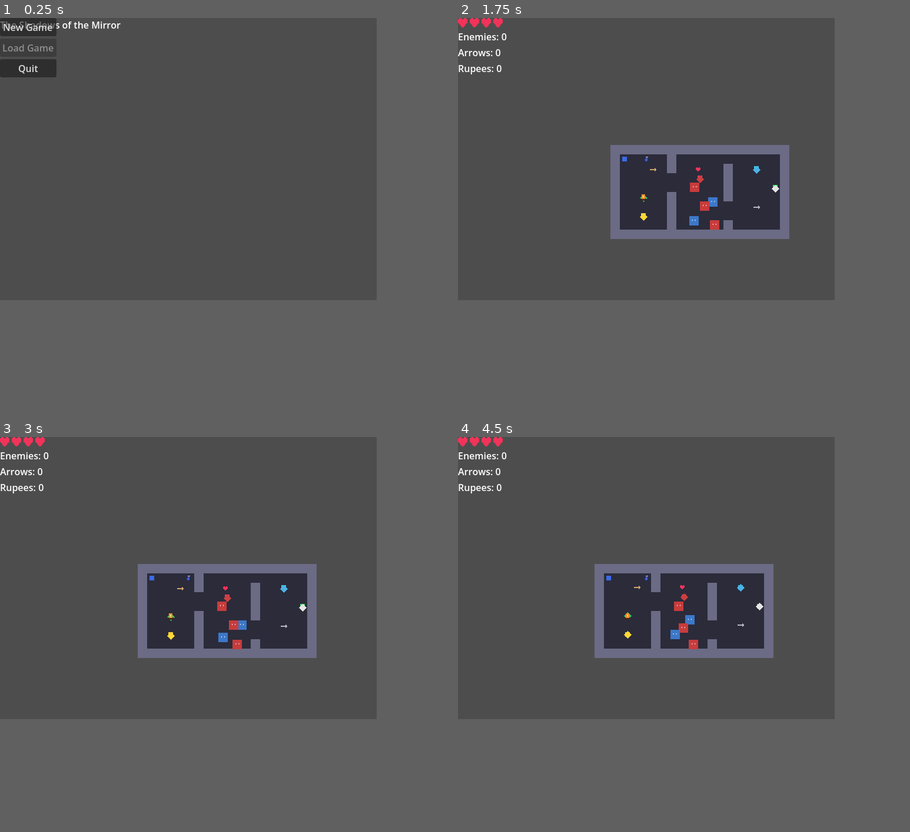
Above: before the commit, frames 1-4 (two rows, left to right).
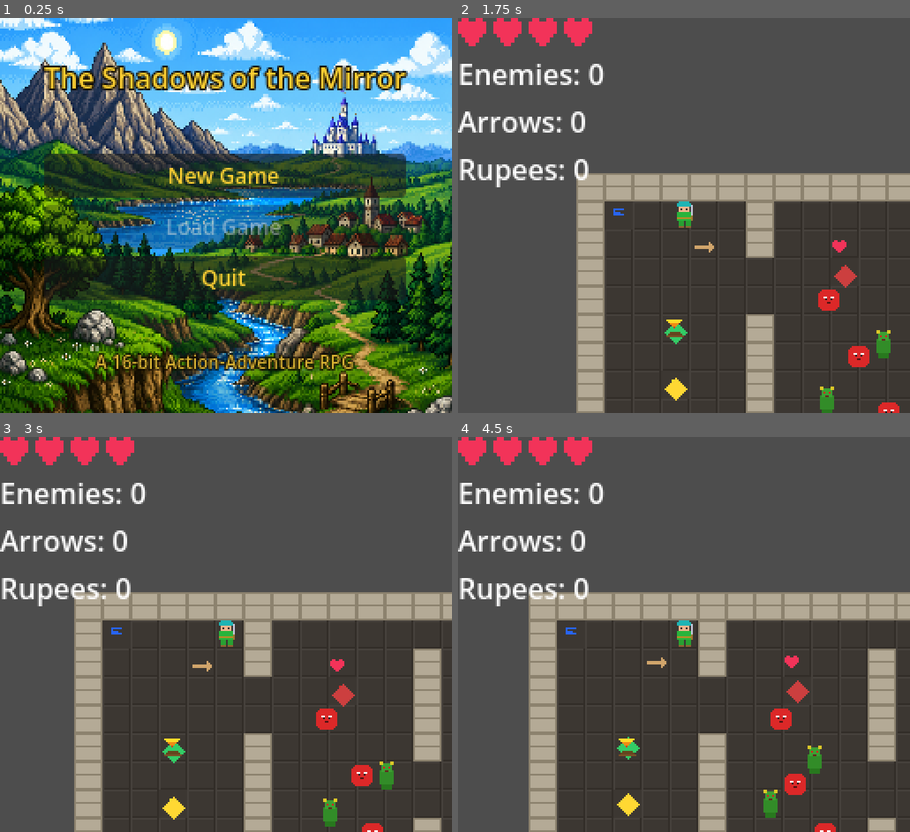
Above: after the commit, the same moments.

Repository: jjmcnerney/the-shadows-of-the-mirror
Game: Godot game, scene res://scenes/main/main_menu.tscn
The game is run twice, just before and just after one commit, with the same random seed, the same clock (stepped at 60 frames per second) and the same inputs.
Inputs:
- Up to frame 1 (0.25 s): no input
- Up to frame 2 (1.75 s): click "New Game" at 0.5 s; hold D (move_right) from 1.28 s (still down); hold L (item) from 1.28 s (still down); tap W (move_up) at 1.52 s
- Up to frame 3 (3 s): release L (item) at 2.03 s; tap J (attack) at 2.1 s; tap W (move_up) at 2.27 s; tap L (item) at 2.3 s; release D (move_right) at 2.78 s; hold A (move_left) from 2.78 s (still down); hold K (bow) from 2.78 s (still down)
- Up to frame 4 (4.5 s): tap L (item) at 3.05, 3.8 s; release A (move_left) at 3.53 s; release K (bow) at 3.53 s; hold D (move_right) from 3.53 s (still down); tap Space (interact) at 3.6 s; tap W (move_up) at 3.77 s; hold L (item) from 4.28 s (still down)
In our replay, the window is 640x480 before the commit and 768x672 after it. These sizes can differ from the game's own. Grey fills any space a smaller window leaves; there, only what the larger window draws over its background counts as a difference.

The runs differ from the first frame. In frame 1, 97% of the frame differs, in the area x 0-100%, y 0-100%; in frame 2, 42%; in frame 3, 44%; in frame 4, 44%.

Commit message:
chore: capture remaining Phase 1 tooling and metadata

Diff:
--- a/project.godot
+++ b/project.godot
@@ -16,11 +16,14 @@
 
 [display]
 
-window/size/mode=1
-window/size/viewport_width=640
-window/size/viewport_height=480
-window/stretch/mode="canvas_items"
+window/size/mode=0
+window/size/viewport_width=256
+window/size/viewport_height=224
+window/size/window_width=1024
+window/size/window_height=896
+window/stretch/mode="viewport"
 window/stretch/aspect="keep"
+window/stretch/scale_mode="integer"
 window/handheld/orientation=0
 
 [input]
@@ -88,6 +91,16 @@
 , Object(InputEventJoypadButton,"resource_local_to_scene":false,"resource_name":"","device":-1,"button_index":9,"pressed":false)
 ]
 }
+restart={
+"deadzone": 0.5,
+"events": [Object(InputEventKey,"resource_local_to_scene":false,"resource_name":"","device":-1,"window_id":0,"alt_pressed":false,"shift_pressed":false,"ctrl_pressed":false,"meta_pressed":false,"pressed":false,"keycode":82,"physical_keycode":82,"key_label":0,"unicode":0,"location":0,"echo":false,"script":null)
+]
+}
+debug_spawn={
+"deadzone": 0.5,
+"events": [Object(InputEventKey,"resource_local_to_scene":false,"resource_name":"","device":-1,"window_id":0,"alt_pressed":false,"shift_pressed":false,"ctrl_pressed":false,"meta_pressed":false,"pressed":false,"keycode":4194426,"physical_keycode":4194426,"key_label":0,"unicode":0,"location":0,"echo":false,"script":null)
+]
+}
 
 
 [audio/buses]
@@ -108,7 +121,8 @@
 renderer/rendering_method.mobile="gl_compatibility"
 texture_filter/texture_default_filter_hint=0
 aniso_level=0
-anti_aliasing/quality/msaa_2d=2
+anti_aliasing/quality/msaa_2d=0
+snap_2d_transforms_to_pixel=true
 
 
 [presets]
--- a/scenes/enemies/enemy_base.gd
+++ b/scenes/enemies/enemy_base.gd
@@ -22,13 +22,14 @@
 @export var aggro_radius: float = 80.0
 @export var attack_radius: float = 24.0
 @export var contact_damage: int = 1
+@export var is_boss: bool = false  # uses boss_hurt SFX instead of enemy_hurt
 
 ## AI state
 var current_state: State = State.PATROL
 var previous_state: State = State.PATROL
 
 ## References
-var player_ref: Player = null
+var player_ref: Node = null
 @onready var sprite: Sprite2D = $Sprite2D
 
 ## Patrol path (array of Vector2 world positions)
@@ -52,15 +53,42 @@
 signal attacked(enemy: Enemy, damage: int)
 
 func _ready() -> void:
-	# Find player reference
-	var players := get_tree().get_nodes_in_group("player")
-	if players.size() > 0:
-		player_ref = players[0] as Player
+	# Pixel-perfect: force NEAREST filtering on the enemy sprite regardless of
+	# any project/import default.
+	if sprite != null:
+		sprite.texture_filter = 1
+	# Find player reference. Use get_first_node_in_group (not a `as Player` cast,
+	# which fails to resolve at load time due to circular class loading) and
+	# retry each frame in case the player spawns after this enemy.
+	player_ref = get_tree().get_first_node_in_group("player")
 
 func _physics_process(delta: float) -> void:
+	if player_ref == null:
+		player_ref = get_tree().get_first_node_in_group("player")
 	_update_ai(delta)
 	_apply_knockback(delta)
 	move_and_slide()
+	_check_contact_damage()
+
+# CharacterBody2D has no body_entered signal; detect player overlap via the
+# slide collisions produced by move_and_slide().
+func _check_contact_damage() -> void:
+	for i in range(get_slide_collision_count()):
+		var c := get_slide_collision(i)
+		var other: Node = c.get_collider()
+		if other != null and other.is_in_group("player") and current_state != State.DEAD:
+			var dir := Vector2i(signi(other.global_position.x - global_position.x), 0)
+			if other.has_method("take_damage"):
+				other.take_damage(contact_damage, dir)
+			# Brief cooldown so we don't apply every frame.
+			current_state = State.STUNNED
+			stun_timer = 0.5
+			# Nudge away from the player so the two bodies don't glue together
+			# (both are dynamic; without this they cling when overlapping).
+			var away: Vector2 = global_position - other.global_position
+			if away.length() > 0.1:
+				global_position += away.normalized() * 3.0
+			break
 
 func _update_ai(delta: float) -> void:
 	match current_state:
@@ -80,13 +108,13 @@
 			pass
 
 func _handle_patrol(delta: float) -> void:
-	if player_ref == null:
-		return
-
-	var dist_to_player: float = global_position.distance_to(player_ref.global_position)
-	if dist_to_player <= aggro_radius:
-		_enter_alert()
-		return
+	# Patrol regardless of whether the player has been located yet, so enemies
+	# always move. (player_ref may still be null on the very first frames.)
+	if player_ref != null:
+		var dist_to_player: float = global_position.distance_to(player_ref.global_position)
+		if dist_to_player <= aggro_radius:
+			_enter_alert()
+			return
 
 	# Move along patrol path
 	if patrol_points.size() > 0:
@@ -181,6 +209,12 @@
 	if sprite and sprite.material is ShaderMaterial:
 		pass  # would set shader uniform here
 
+	# Play hurt SFX (boss or regular enemy)
+	if is_boss:
+		AudioManager.play_sfx_named("boss_hurt", global_position)
+	else:
+		AudioManager.play_sfx_named("enemy_hurt", global_position)
+
 	if health <= 0:
 		_die()
 	else:
--- a/scenes/main/main_menu.gd
+++ b/scenes/main/main_menu.gd
@@ -1,12 +1,18 @@
 # Main Menu
+# Centered layout: Background (ColorRect) + CenterContainer > VBox > Title, Spacer, Buttons, Subtitle
 
 extends Control
 
-@onready var new_game_button: Button = $Buttons/NewGame
-@onready var load_game_button: Button = $Buttons/LoadGame
-@onready var quit_button: Button = $Buttons/Quit
+@onready var new_game_button: Button = $CenterContainer/VBox/NewGame
+@onready var load_game_button: Button = $CenterContainer/VBox/LoadGame
+@onready var quit_button: Button = $CenterContainer/VBox/Quit
 
 func _ready() -> void:
+	# Launch the window at 1024x896 (4x the 256x224 base) so the game opens
+	# pixel-perfect at 4x by default. The ProjectSettings window size is not
+	# reliably honored under stretch mode "viewport" + integer scaling, so we
+	# set it explicitly here. The root window persists across scene changes.
+	DisplayServer.window_set_size(Vector2i(1024, 896))
 	new_game_button.pressed.connect(_on_new_game)
 	load_game_button.pressed.connect(_on_load_game)
 	quit_button.pressed.connect(_on_quit)
--- a/scenes/main/main_menu.tscn
+++ b/scenes/main/main_menu.tscn
@@ -1,37 +1,78 @@
-[gd_scene load_steps=2 format=3]
+[gd_scene load_steps=3 format=3]
 
 [ext_resource type="Script" path="res://scenes/main/main_menu.gd" id="1_script"]
+[ext_resource type="Texture2D" path="res://assets/art/backgrounds/SoTM_Menu_BG.png" id="2_bg"]
 
 [node name="MainMenu" type="Control"]
+layout_mode = 1
+anchors_preset = 15
+anchor_right = 1.0
+anchor_bottom = 1.0
 script = ExtResource("1_script")
 
 [node name="Background" type="ColorRect" parent="."]
 color = Color(0.05, 0.05, 0.1, 1)
-layout_mode = 2
+layout_mode = 1
 anchors_preset = 15
+anchor_right = 1.0
+anchor_bottom = 1.0
 
-[node name="Title" type="Label" parent="."]
+[node name="BackgroundImage" type="TextureRect" parent="."]
+texture = ExtResource("2_bg")
+expand_mode = 4
+stretch_mode = 0
+texture_filter = 1
+layout_mode = 1
+anchors_preset = 15
+anchor_right = 1.0
+anchor_bottom = 1.0
+
+[node name="CenterContainer" type="CenterContainer" parent="."]
+layout_mode = 1
+anchors_preset = 15
+anchor_right = 1.0
+anchor_bottom = 1.0
+
+[node name="VBox" type="VBoxContainer" parent="CenterContainer"]
+alignment = 1
+separation = 12
+
+[node name="Title" type="Label" parent="CenterContainer/VBox"]
 text = "The Shadows of the Mirror"
 horizontal_alignment = 1
-layout_mode = 2
-anchors_preset = 8
-anchors_margin_top = 15.0
+theme_override_colors/font_color = Color(1.0, 0.82, 0.2, 1)
+theme_override_colors/font_outline_color = Color(0.05, 0.03, 0.0, 1)
+theme_override_constants/outline_size = 4
 theme_override_font_sizes/font_size = 16
 
-[node name="Buttons" type="VBoxContainer" parent="."]
-layout_mode = 2
-anchors_preset = 14
-anchors_margin_left = 68.0
-anchors_margin_top = 60.0
-anchors_margin_right = 188.0
-anchors_margin_bottom = 160.0
-separation = 8
+[node name="Spacer1" type="Control" parent="CenterContainer/VBox"]
+custom_minimum_size = Vector2(0, 24)
 
-[node name="NewGame" type="Button" parent="Buttons"]
+[node name="NewGame" type="Button" parent="CenterContainer/VBox"]
 text = "New Game"
+custom_minimum_size = Vector2(160, 0)
+theme_override_colors/font_color = Color(1.0, 0.82, 0.2, 1)
+theme_override_font_sizes/font_size = 12
 
-[node name="LoadGame" type="Button" parent="Buttons"]
+[node name="LoadGame" type="Button" parent="CenterContainer/VBox"]
 text = "Load Game"
+custom_minimum_size = Vector2(160, 0)
+theme_override_colors/font_color = Color(1.0, 0.82, 0.2, 1)
+theme_override_font_sizes/font_size = 12
 
-[node name="Quit" type="Button" parent="Buttons"]
+[node name="Quit" type="Button" parent="CenterContainer/VBox"]
 text = "Quit"
+custom_minimum_size = Vector2(160, 0)
+theme_override_colors/font_color = Color(1.0, 0.82, 0.2, 1)
+theme_override_font_sizes/font_size = 12
+
+[node name="Spacer2" type="Control" parent="CenterContainer/VBox"]
+custom_minimum_size = Vector2(0, 20)
+
+[node name="Subtitle" type="Label" parent="CenterContainer/VBox"]
+text = "A 16-bit Action-Adventure RPG"
+horizontal_alignment = 1
+theme_override_colors/font_color = Color(0.85, 0.7, 0.2, 1)
+theme_override_colors/font_outline_color = Color(0.05, 0.03, 0.0, 1)
+theme_override_constants/outline_size = 3
+theme_override_font_sizes/font_size = 10
--- /dev/null
+++ b/scenes/tools/screenshot_debug.gd
@@ -0,0 +1,54 @@
+extends Node
+
+func _ready() -> void:
+	var src := TileSetAtlasSource.new()
+	src.texture = load("res://assets/art/dungeons/crypt_tileset.png")
+	src.texture_region_size = Vector2i(16, 16)
+	src.use_texture_padding = false
+
+	# Check what tiles auto-exist
+	var count = src.get_tiles_count()
+	print("Auto-created tiles: %d" % count)
+
+	for i in range(count):
+		var tid = src.get_tile_id(i)
+		print("  Tile ID %d" % tid)
+
+	# Check has_tile at various coords
+	for r in range(2):
+		for c in range(4):
+			var has = src.has_tile(Vector2i(c, r))
+			print("has_tile(%d,%d) = %s" % [c, r, str(has)])
+
+	# Check get_tile_at_coords
+	for r in range(2):
+		for c in range(4):
+			var tile = src.get_tile_at_coords(Vector2i(c, r))
+			print("get_tile_at_coords(%d,%d) = %s" % [c, r, str(tile)])
+
+	# Check get_tile_id
+	for r in range(2):
+		for c in range(4):
+			var id = src.get_tile_id(r * 4 + c)
+			print("get_tile_id(%d) = %d" % [r * 4 + c, id])
+
+	# Check TileMapLayer set_cell signature
+	var layer = TileMapLayer.new()
+	var lmethods = layer.get_method_list()
+	for m in lmethods:
+		var name = str(m["name"])
+		if "set_cell" in name:
+			print("\nset_cell method: %s" % name)
+			for arg in m["args"]:
+				print("  arg: %s type=%d" % [str(arg["name"]), arg["type"]])
+
+	# Check TileSetAtlasSource.get_tile_id signature
+	var src_methods = src.get_method_list()
+	for m in src_methods:
+		var name = str(m["name"])
+		if "tile_id" in name.to_lower() or "atlas" in name.to_lower():
+			print("\nMethod: %s" % name)
+			for arg in m["args"]:
+				print("  arg: %s type=%d" % [str(arg["name"]), arg["type"]])
+
+	get_tree().quit(0)
--- /dev/null
+++ b/scenes/tools/screenshot_debug.tscn
@@ -0,0 +1,6 @@
+[gd_scene load_steps=2 format=3]
+
+[ext_resource type="Script" path="res://scenes/tools/screenshot_debug.gd" id="1_script"]
+
+[node name="ScreenshotDebug" type="Node"]
+script = ExtResource("1_script")
--- /dev/null
+++ b/scenes/tools/tilemap_debug.gd
@@ -0,0 +1,45 @@
+extends Node
+
+func _ready() -> void:
+	var scene = preload("res://scenes/dungeons/cathedral_crypts.tscn")
+	var inst = scene.instantiate()
+	add_child(inst)
+
+	await get_tree().create_timer(0.1).timeout
+
+	var tm = inst.get_node("TileMap")
+	var ts = tm.tile_set
+
+	var src_id = ts.get_source_id(0)
+	var src = ts.get_source(src_id)
+
+	# List ALL TileSetAtlasSource properties
+	print("=== TileSetAtlasSource properties ===")
+	var props = src.get_property_list()
+	for p in props:
+		var name = str(p["name"])
+		if "origin" in name.to_lower() or "separation" in name.to_lower() or "margin" in name.to_lower() or "tile_size" in name.to_lower() or "texture" in name.to_lower():
+			print("  %s = %s (usage=0x%x)" % [name, str(src.get(p["name"])), p["usage"]])
+
+	# Check TileMapLayer
+	for child in tm.get_children():
+		if child is TileMapLayer:
+			var layer: TileMapLayer = child
+			print("\nLayer: %s" % layer.name)
+			# List layer properties
+			var lprops = layer.get_property_list()
+			for p in lprops:
+				var name = str(p["name"])
+				if "render" in name.to_lower() or "layer" in name.to_lower() or "visible" in name.to_lower():
+					print("  Layer.%s = %s" % [name, str(layer.get(p["name"]))])
+
+	# Player
+	for c in inst.get_children():
+		if c.is_in_group("player"):
+			print("\nPlayer pos: %s" % str(c.position))
+			for cc in c.get_children():
+				if cc is Camera2D:
+					print("Camera zoom: %s pos: %s" % [str(cc.zoom), str(cc.position)])
+
+	print("\n--- Done ---")
+	get_tree().quit(0)
--- /dev/null
+++ b/scenes/tools/tilemap_debug.tscn
@@ -0,0 +1,6 @@
+[gd_scene load_steps=2 format=3]
+
+[ext_resource type="Script" path="res://scenes/tools/tilemap_debug.gd" id="1_script"]
+
+[node name="TilemapDebug" type="Node"]
+script = ExtResource("1_script")
--- a/scenes/world/save_point.gd
+++ b/scenes/world/save_point.gd
@@ -15,6 +15,9 @@
 var player_inside: bool = false
 
 func _ready() -> void:
+	# Pixel-perfect: force NEAREST filtering on the save point sprite.
+	if sprite != null:
+		sprite.texture_filter = 1
 	body_entered.connect(_on_body_entered)
 	body_exited.connect(_on_body_exited)
 	if prompt:
Binary file added: assets/art/backgrounds/SoTM_Menu_BG.png
Not shown, added: assets/art/backgrounds/SoTM_Menu_BG.png.import
Binary file changed: assets/art/dungeons/crypt_tileset.png
Not shown, changed: assets/art/dungeons/crypt_tileset.png.import
Binary file changed: assets/art/enemies/moblin_placeholder.png
Not shown, changed: assets/art/enemies/moblin_placeholder.png.import
Binary file changed: assets/art/enemies/octorok_placeholder.png
Not shown, changed: assets/art/enemies/octorok_placeholder.png.import
Not shown, changed: assets/art/player/hero_down_placeholder.png.import
Not shown, changed: assets/art/player/hero_left_placeholder.png.import
Binary file changed: assets/art/player/hero_placeholder.png
Not shown, changed: assets/art/player/hero_placeholder.png.import
(and 9 more such lines)
